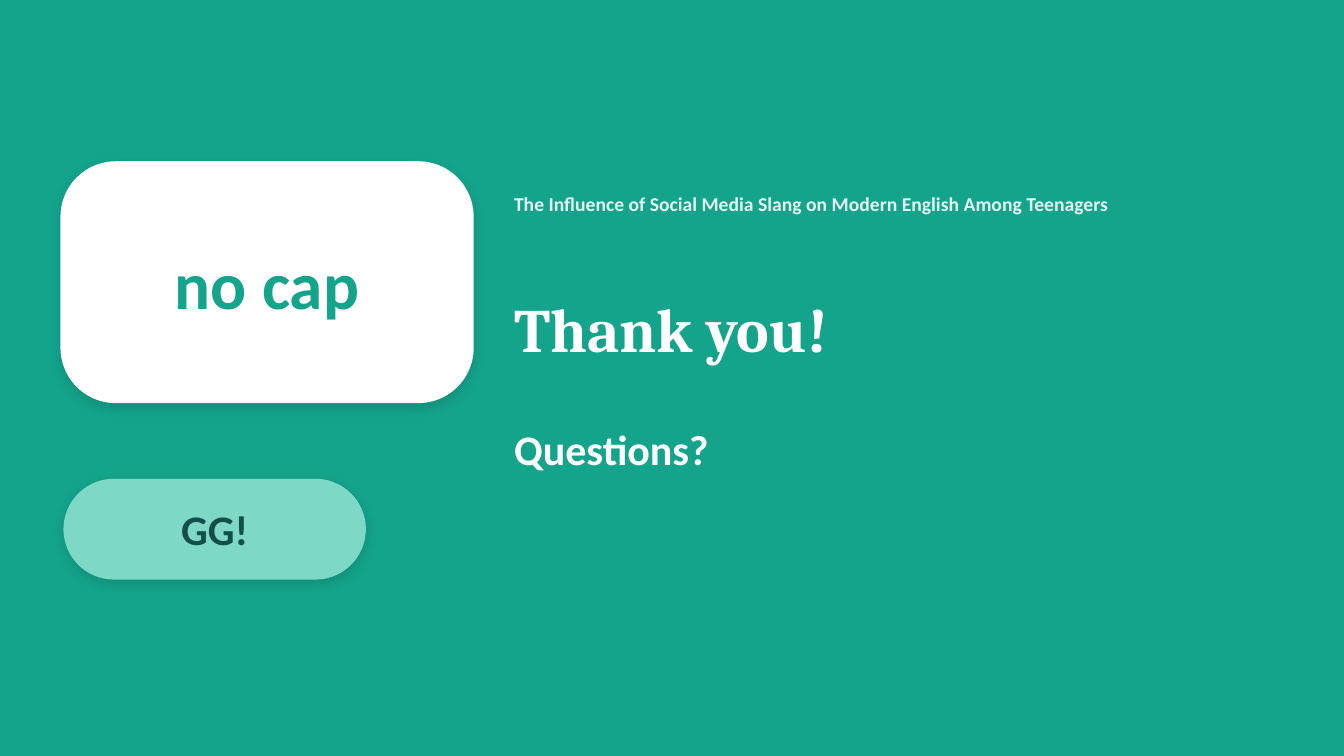
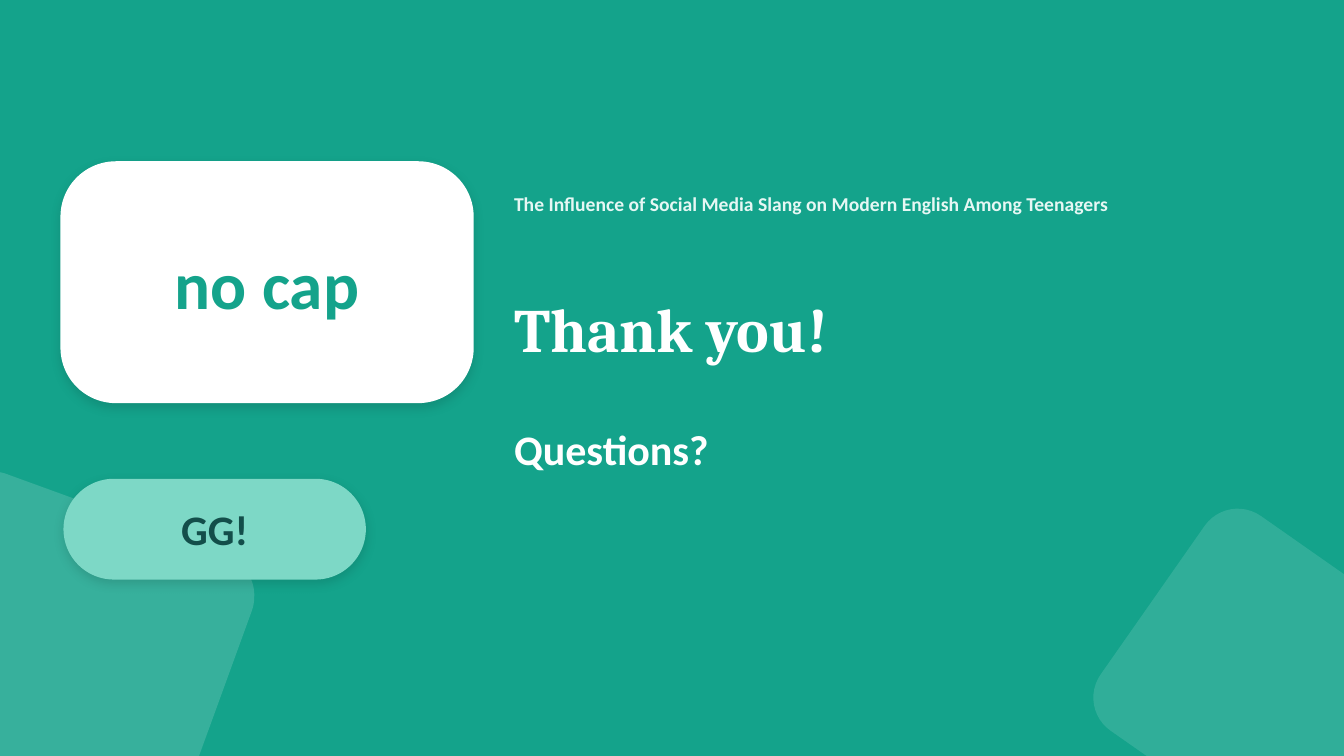
Before and after one commit to araymyrkieva9-sketch/english-daptar, a slide deck: slide 19 of variants/Slang_Presentation_2_Mint_Aqua.pptx. Drawn at 1344x756 pixels with LibreOffice and Linux fonts; fonts in the diff are those of the drawing. Boxes give left, top, right and bottom in pixels: in the first picture for what was removed or moved away, otherwise in the second. Text is boxed around its words. In the diff, an @@ line names an element or a change of style, - is before the commit and + after.

```diff
--- a/variants/Slang_Presentation_2_Mint_Aqua.pptx
+++ b/variants/Slang_Presentation_2_Mint_Aqua.pptx
@@ rounded rectangle added at [0,459,267,756], fill #FFFFFF at 15% opacity @@
@@ rounded rectangle added at [1078,493,1344,756], fill #FFFFFF at 12% opacity @@
```
Also in this commit, not shown: 18 other slides changed, 3 other files.
